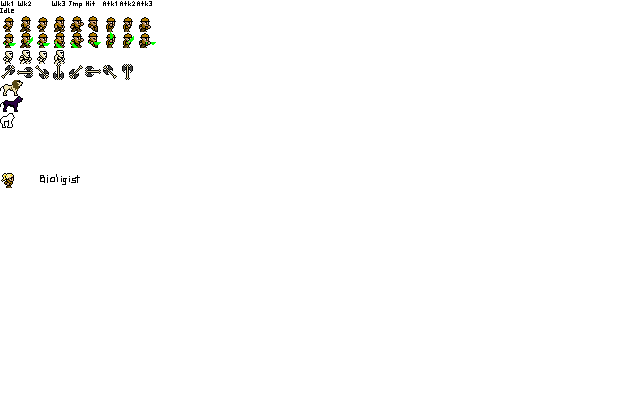
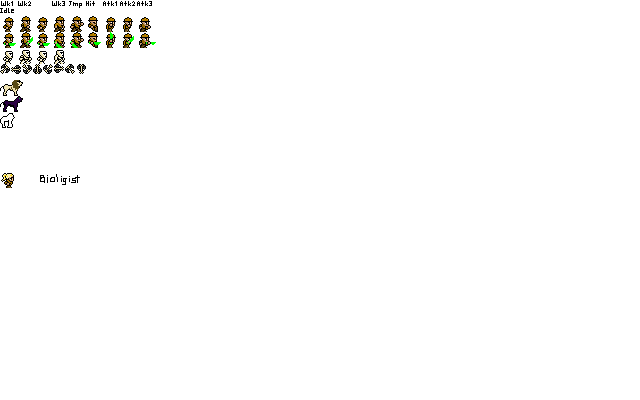
Revision of a layered 640×400 image; what changed, layer by layer:
painted on "sprites" over bbox(0, 64, 133, 80)
